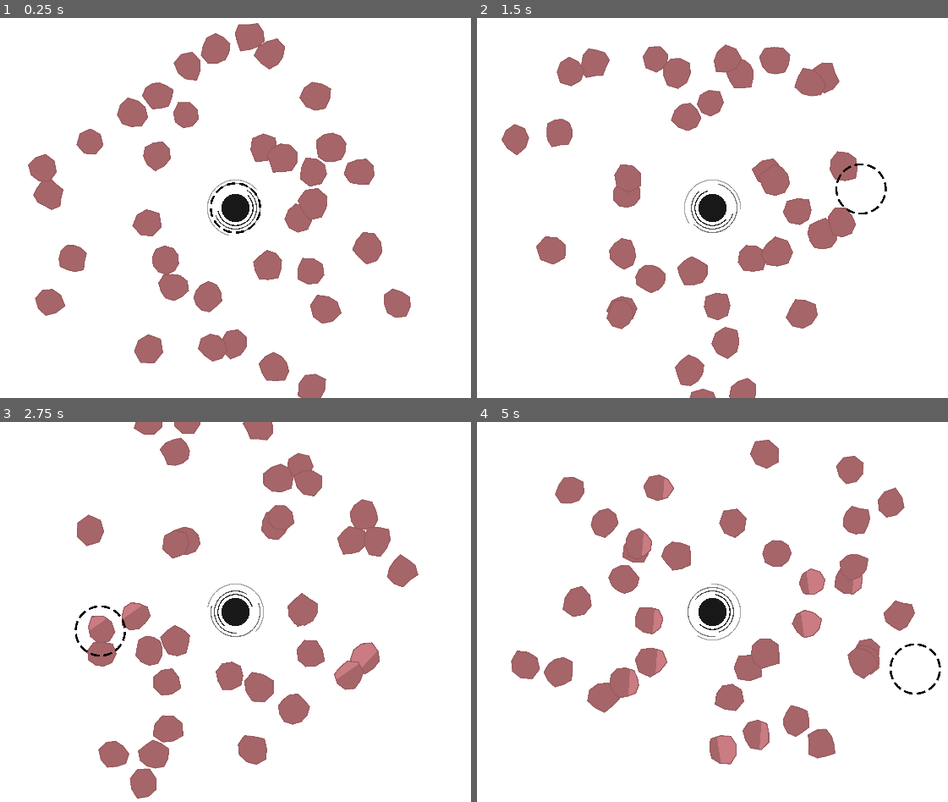
Above: before the commit, frames 1-4 (two rows, left to right).
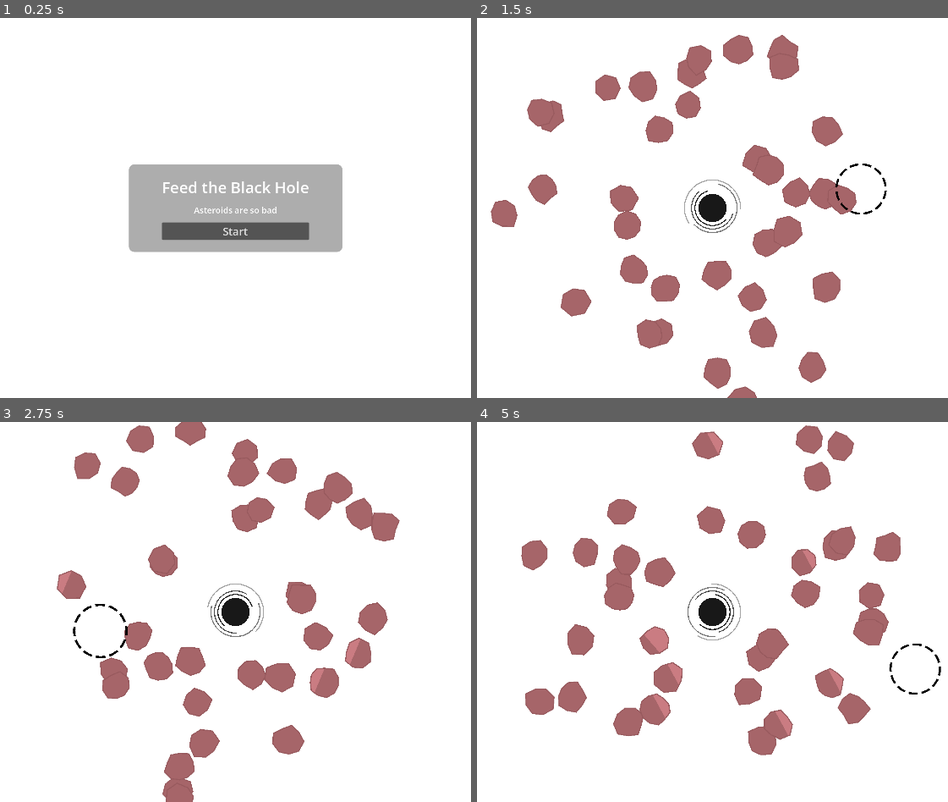
Above: after the commit, the same moments.

Repository: fatihceyln/a-game-about-feeding-a-black-hole
Game: Godot game, scene res://main/main.tscn
Same seed, same stepped clock (60 frames per second), same inputs: the game is played once before the commit and once after it. The project has no main scene, so this scene is started directly.
Inputs (mouse positions are in pixels of both pictures, inside the frame that each line leads up to):
- Up to frame 1 (0.25 s): no input
- Up to frame 2 (1.5 s): click (712, 230) at 0.5 s, where only the run after the commit has a clickable "Start"; move the mouse to (863, 189) at 1.27 s
- Up to frame 3 (2.75 s): move the mouse to (98, 631) at 2.02 s
- Up to frame 4 (5 s): move the mouse to (778, 528) at 2.77 s; move the mouse to (679, 688) at 3.52 s; move the mouse to (915, 669) at 4.27 s

The runs differ from the first frame. In frame 1, 21% of the frame differs, in the area x 5-88%, y 1-100%; in frame 2, 18%; in frame 3, 18%; in frame 4, 20%.

Commit message:
Add start menu to main scene with functionality to hide it and spawn asteroids on button press. Update main.gd and main.tscn to integrate new UI elements and connections.

Diff:
--- a/main/main.gd
+++ b/main/main.gd
@@ -9,11 +9,7 @@
 @onready var black_hole: BlackHole = $BlackHole
 @onready var clicker: Clicker = $Clicker
 @onready var clicker_timer: Timer = $ClickerTimer
-
-
-func _ready() -> void:
-	spawn_asteroids()
-	clicker_timer.start()
+@onready var start_menu: Control = %StartMenu
 
 
 func _process(delta: float) -> void:
@@ -36,3 +32,9 @@
 	for area in overlapping_areas:
 		if area is Asteroid:
 			(area as Asteroid).take_damage()
+
+
+func _on_start_button_pressed() -> void:
+	start_menu.visible = false
+	spawn_asteroids()
+	clicker_timer.start()
--- a/main/main.tscn
+++ b/main/main.tscn
@@ -3,6 +3,13 @@
 [ext_resource type="PackedScene" uid="uid://ckya2d6yacuqy" path="res://black_hole/black_hole.tscn" id="1_53q0u"]
 [ext_resource type="Script" uid="uid://cwxad1s7m51uf" path="res://main/main.gd" id="2_main"]
 [ext_resource type="PackedScene" uid="uid://7rf5hj5a8wfb" path="res://clicker/clicker.tscn" id="3_xwkvk"]
+
+[sub_resource type="StyleBoxFlat" id="StyleBoxFlat_xwkvk"]
+bg_color = Color(0.67687863, 0.6768787, 0.6768785, 1)
+corner_radius_top_left = 16
+corner_radius_top_right = 16
+corner_radius_bottom_right = 16
+corner_radius_bottom_left = 16
 
 [node name="Main" type="Node2D" unique_id=1174812453]
 script = ExtResource("2_main")
@@ -26,4 +33,74 @@
 [node name="ClickerTimer" type="Timer" parent="." unique_id=1428310496]
 wait_time = 0.5
 
+[node name="HUD" type="CanvasLayer" parent="." unique_id=1178480091]
+
+[node name="StartMenu" type="Control" parent="HUD" unique_id=1057443238]
+unique_name_in_owner = true
+layout_mode = 3
+anchors_preset = 15
+anchor_right = 1.0
+anchor_bottom = 1.0
+grow_horizontal = 2
+grow_vertical = 2
+
+[node name="ColorRect" type="ColorRect" parent="HUD/StartMenu" unique_id=1102602528]
+layout_mode = 1
+anchors_preset = 15
+anchor_right = 1.0
+anchor_bottom = 1.0
+grow_horizontal = 2
+grow_vertical = 2
+
+[node name="MarginContainer" type="MarginContainer" parent="HUD/StartMenu" unique_id=140020223]
+layout_mode = 1
+anchors_preset = 8
+anchor_left = 0.5
+anchor_top = 0.5
+anchor_right = 0.5
+anchor_bottom = 0.5
+offset_left = -303.5
+offset_top = -90.5
+offset_right = 303.5
+offset_bottom = 90.5
+grow_horizontal = 2
+grow_vertical = 2
+
+[node name="Panel" type="Panel" parent="HUD/StartMenu/MarginContainer" unique_id=1454210691]
+layout_mode = 2
+theme_override_styles/panel = SubResource("StyleBoxFlat_xwkvk")
+
+[node name="MarginContainer" type="MarginContainer" parent="HUD/StartMenu/MarginContainer" unique_id=1366710724]
+layout_mode = 2
+theme_override_constants/margin_left = 34
+theme_override_constants/margin_top = 34
+theme_override_constants/margin_right = 34
+theme_override_constants/margin_bottom = 34
+
+[node name="CenterContainer" type="CenterContainer" parent="HUD/StartMenu/MarginContainer/MarginContainer" unique_id=356116280]
+layout_mode = 2
+
+[node name="VBoxContainer" type="VBoxContainer" parent="HUD/StartMenu/MarginContainer/MarginContainer/CenterContainer" unique_id=460772711]
+layout_mode = 2
+theme_override_constants/separation = 18
+
+[node name="TitleLabel" type="Label" parent="HUD/StartMenu/MarginContainer/MarginContainer/CenterContainer/VBoxContainer" unique_id=1897030434]
+layout_mode = 2
+theme_override_font_sizes/font_size = 44
+text = "Feed the Black Hole"
+horizontal_alignment = 1
+
+[node name="SubtitleLabel" type="Label" parent="HUD/StartMenu/MarginContainer/MarginContainer/CenterContainer/VBoxContainer" unique_id=769728149]
+layout_mode = 2
+theme_override_font_sizes/font_size = 24
+text = "Asteroids are so bad"
+horizontal_alignment = 1
+
+[node name="StartButton" type="Button" parent="HUD/StartMenu/MarginContainer/MarginContainer/CenterContainer/VBoxContainer" unique_id=1725022607]
+custom_minimum_size = Vector2(0, 50)
+layout_mode = 2
+theme_override_font_sizes/font_size = 30
+text = "Start"
+
 [connection signal="timeout" from="ClickerTimer" to="." method="_on_clicker_timer_timeout"]
+[connection signal="pressed" from="HUD/StartMenu/MarginContainer/MarginContainer/CenterContainer/VBoxContainer/StartButton" to="." method="_on_start_button_pressed"]
